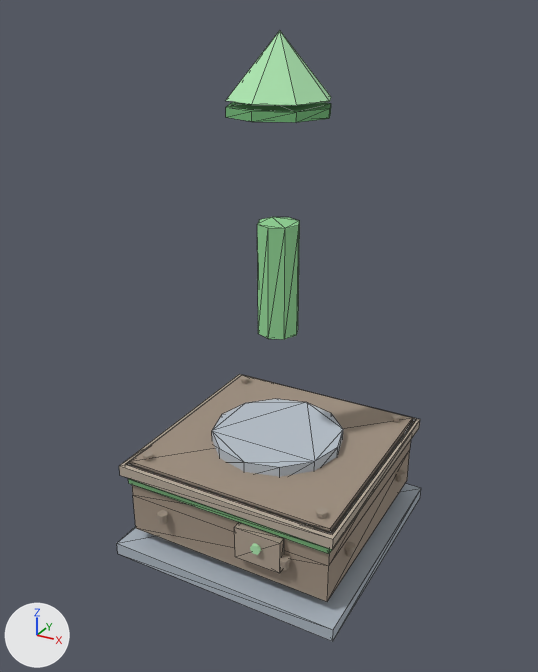
One commit to the glTF model buildings/source/models/source_flat.glb: the scene before it, then after it.
The view is the same before and after, from a 50 mm lens placed at (1.16, -2.17, 1.91), pointed at (-0.01, -0.04, 0.84). The lights are fixed; the arrows at lower left show +X, +Y and +Z. The picture after the commit comes second. Mesh edges are drawn as thin lines on the coarser meshes. Where no turn or scale is listed for an object, it has been applied to the vertices. Vertices at exactly the same position are counted once.

Objects in the first picture: 'ApertureRing', 'ArrowBase', 'ArrowCone', 'ArrowPost', 'Band', 'BasePlatform', 'Body', 'ControlPanel', 'GreenStripe', 'Roof' and 9 more.
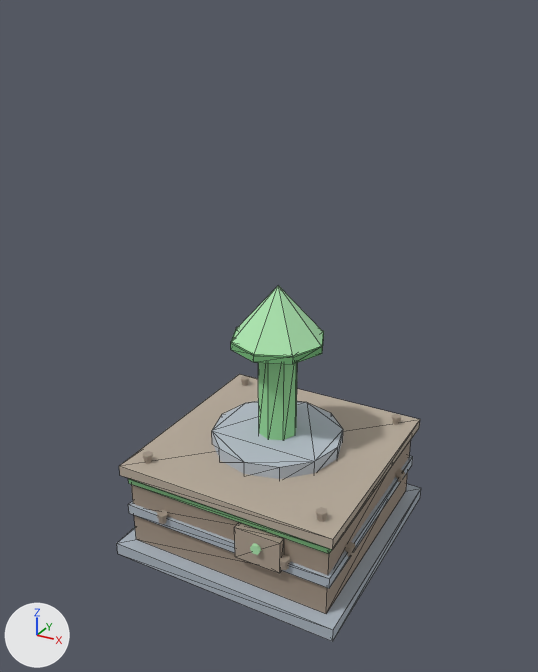
The newer file is also rescaled (x2.0) as a whole; pictures and numbers use the older file's frame.

Changed parts and their boxes (x1, y1, x2, y2) in the pictures (538 x 672 px):
'Body', moved: before (130, 375, 413, 602); after (131, 440, 411, 614)
'ArrowCone', moved: before (226, 31, 331, 105); after (232, 285, 323, 356)
'ArrowPost', moved: before (257, 217, 300, 339); after (258, 363, 297, 440)
'Band', moved: before (129, 379, 416, 533); after (128, 456, 413, 588)
'ArrowBase', moved: before (226, 102, 331, 122); after (231, 327, 324, 364)
'Roof', unchanged, uncovered by the edit: (119, 374, 420, 550) in both

The change, as a list of edits to the scene's bpy script:
```text
Change me_cylinder_007:
    used by ob_arrowbase; location = (0.0, 0.0, 1.6)
    remove me_cylinder_007.from_pydata(...)  # 16 vertices, 28 faces; spans x -0.175..0.175, y -0.175..0.175, z 0.0..0.03
    add me_cylinder_007.from_pydata(...)  # 16 vertices, 28 faces; spans x -0.175..0.175, y -0.175..0.175, z -0.8..-0.77
    me_cylinder_007 part 1: the whole mesh is moved by (0.0, 0.0, -0.8)
Change me_cone:
    used by ob_arrowcone; location = (0.0, 0.0, 1.65)
    remove me_cone.from_pydata(...)  # 9 vertices, 14 faces; spans x -0.175..0.175, y -0.175..0.175, z 0.0..0.2
    add me_cone.from_pydata(...)  # 9 vertices, 14 faces; spans x -0.175..0.175, y -0.175..0.175, z -0.825..-0.625
    me_cone part 2: the whole mesh is moved by (0.0, 0.0, -0.825)
Change me_cylinder_006:
    used by ob_arrowpost; location = (0.0, 0.0, 0.85)
    remove me_cylinder_006.from_pydata(...)  # 16 vertices, 28 faces; spans x -0.075..0.075, y -0.075..0.075, z 0.0..0.4
    add me_cylinder_006.from_pydata(...)  # 16 vertices, 28 faces; spans x -0.075..0.075, y -0.075..0.075, z -0.425..-0.025
    me_cylinder_006 part 3: the whole mesh is moved by (0.0, 0.0, -0.425)
Change me_box_002:
    used by ob_band; location = (0.0, 0.007, 0.35)
    remove me_box_002.from_pydata(...)  # 8 vertices, 12 faces; spans x -0.412..0.412, y -0.412..0.412, z 0.0..0.04
    add me_box_002.from_pydata(...)  # 8 vertices, 12 faces; spans x -0.412..0.412, y -0.416..0.409, z -0.175..-0.135
    me_box_002 part 4: the whole mesh is moved by (0.0, -0.004, -0.175)
Change me_box_001:
    used by ob_body; location = (0.0, 0.007, 0.1)
    remove me_box_001.from_pydata(...)  # 12 vertices, 20 faces; spans x -0.4..0.4, y -0.4..0.4, z 0.0..0.3
    add me_box_001.from_pydata(...)  # 12 vertices, 20 faces; spans x -0.4..0.4, y -0.404..0.396, z -0.05..0.25
    me_box_001 part 5: the whole mesh is moved by (0.0, -0.004, -0.05)
```
